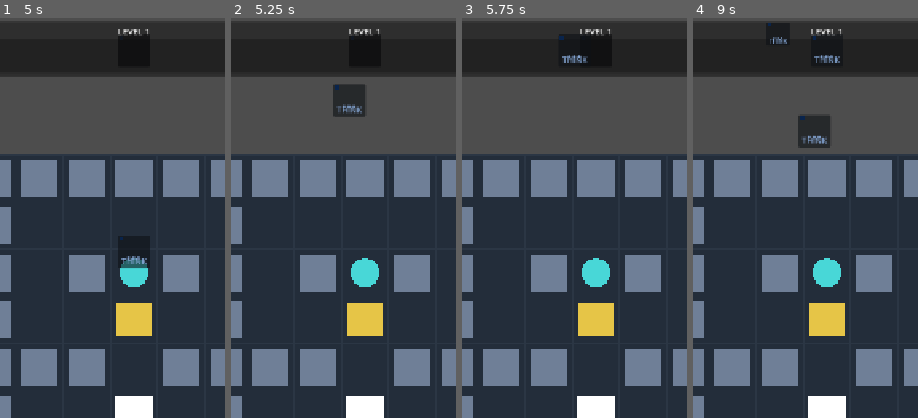
Above: before the commit, frames 1-4 (left to right).
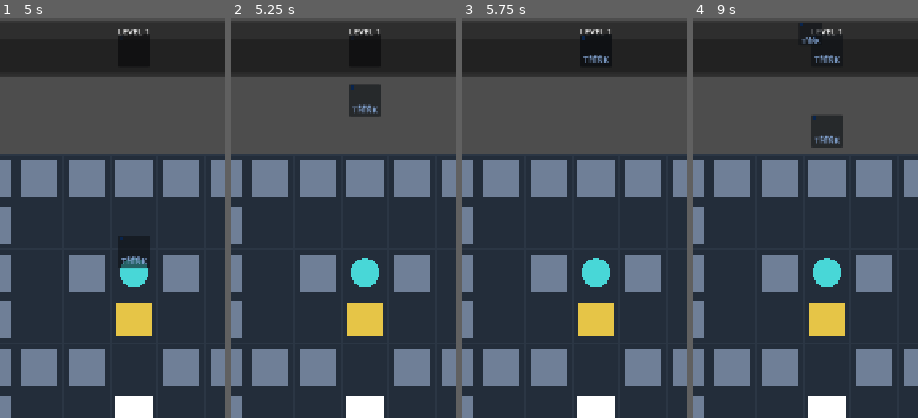
Above: after the commit, the same moments.

Repository: hszqf/Scatterbrain
Game: Godot game, scene res://scenes/app/App.tscn
The game is run twice, just before and just after one commit, with the same random seed, the same clock (stepped at 60 frames per second) and the same inputs.
Inputs (mouse positions are % of the whole screen's width and height, from its top left):
- Up to frame 1 (5 s): click "Start Game" at 0.5 s; click "UP" at 1.25 s; click "LT" at 2 s; click "RT" at 2.75 s; click "DN" at 3.5 s; click "REST" at 4.25 s
- Up to frame 2 (5.25 s): click "RST" at 5 s
- Up to frame 3 (5.75 s): no input
- Up to frame 4 (9 s): click "LOG" at 5.75 s; move the mouse to (72, 45) at 6.52 s; hold Right (move_right) 6.53-7.25 s; tap Space (empty_change) at 6.6, 8.1 s; click (72, 45) at 6.67 s; tap Enter at 7.25 s; drag from (30, 55) to (45, 70) at 7.27 s; tap R (restart_level) at 8 s; move the mouse to (60, 28) at 8.02 s; hold Right (move_right) 8.03-8.75 s; drag from (45, 70) to (20, 35) at 8.77 s
The pictures show only the part of the screen within x 20-70%, y 0-50%; the shares and areas given below are measured in that part.

Frame 1 is identical in both runs. In frame 2, 1.2% of the frame differs, in the area x 45-67%, y 16-25%; in frame 3, 0.4%; in frame 4, 1.3%, in the area x 33-67%, y 1-33%.

Commit message:
修正记忆入列飞行动画落点（按中文需求）
用户原始需求：\n1、【正确】飞上去的记忆，停留在所有记忆各自的最左边\n2、【错误】进入记忆时，现在是往左上飞，实际格子在这个记忆动画的右边\n3、【错误】你的提交里，还是全英文的描述，没有带上原始的中文需求\n\n实现：\n- 入列飞行阶段改为锚定目标 slot 中心，不再停在槽位左外侧。\n- incoming 插入目标固定为最左侧新记忆位（display index 0）。\n- push entry 点改为最左槽位本体位置，避免“动画在左、真实格在右”的错位体感。

Diff:
--- a/scripts/game/memory_queue_view.gd
+++ b/scripts/game/memory_queue_view.gd
@@ -228,7 +228,9 @@
 	var target_slot: Panel = _slot_at_display(target_index)
 	if target_slot == null:
 		return
-	var left_lane: Vector2 = _incoming_lane_left_point()
+	var target_slot_rect: Rect2 = target_slot.get_global_rect()
+	var target_slot_center: Vector2 = _to_local_canvas(target_slot_rect.get_center())
+	var lane_anchor: Vector2 = target_slot_center
 	var particle: Control = _build_incoming_badge(change)
 	particle.position = _to_local_canvas(source_global_pos) - particle.size * 0.5
 	add_child(particle)
@@ -245,7 +247,7 @@
 
 	var travel_time: float = maxf(incoming_fx_duration, 0.14)
 	var lane_tween: Tween = create_tween()
-	lane_tween.tween_property(particle, "position", left_lane - particle.size * 0.5, travel_time).set_trans(Tween.TRANS_QUAD).set_ease(Tween.EASE_OUT)
+	lane_tween.tween_property(particle, "position", lane_anchor - particle.size * 0.5, travel_time).set_trans(Tween.TRANS_QUAD).set_ease(Tween.EASE_OUT)
 	await lane_tween.finished
 	if incoming_hold_at_lane > 0.0:
 		await get_tree().create_timer(incoming_hold_at_lane).timeout
@@ -262,7 +264,7 @@
 func resolve_incoming_slot_index(current_entries: Array[ChangeRecord], capacity: int) -> int:
 	if capacity <= 0:
 		return -1
-	return mini(current_entries.size(), capacity - 1)
+	return 0
 
 
 func _rebuild_slots(entries: Array[ChangeRecord], capacity: int) -> void:
@@ -628,7 +630,7 @@
 		return _incoming_lane_left_point()
 	var newest_slot: Panel = _slot_nodes[0]
 	var newest_pos: Vector2 = _to_local_canvas(newest_slot.get_global_rect().position)
-	return newest_pos - _slot_shift_vector()
+	return newest_pos
 
 
 func _slot_shift_vector() -> Vector2:
